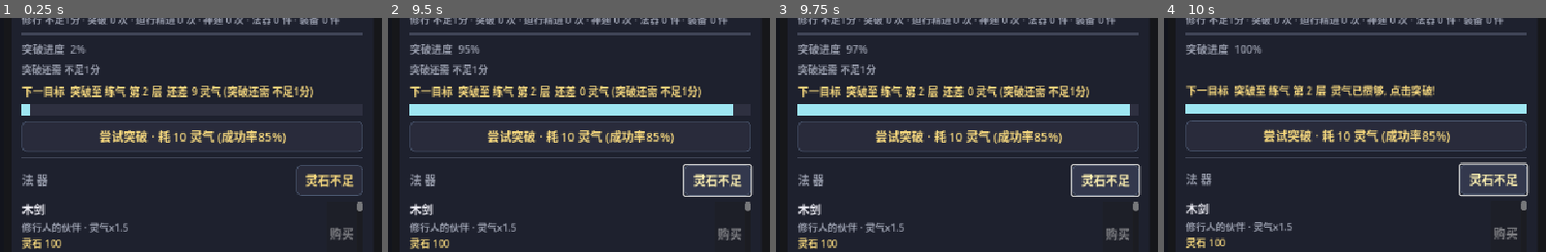
Above: before the commit, frames 1-4 (left to right).
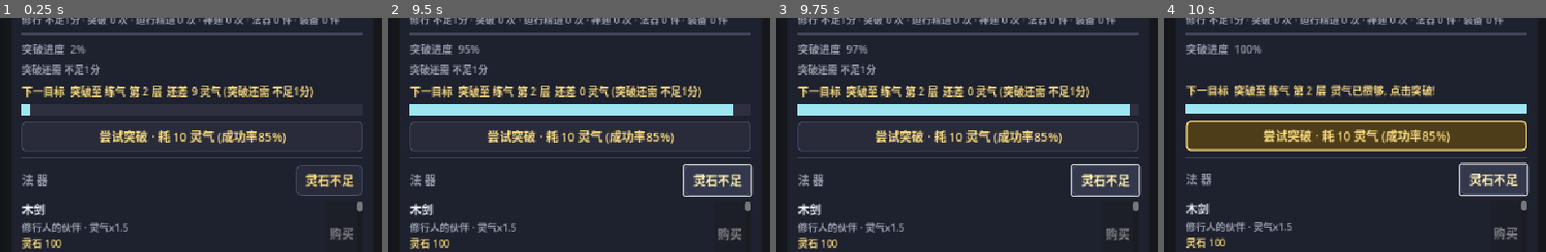
Above: after the commit, the same moments.

Repository: playerss/xiuxian-idle-godot
Game: Godot game, scene res://scenes/main.tscn
Same seed, same stepped clock (60 frames per second), same inputs: the game is played once before the commit and once after it.
Inputs:
- Up to frame 1 (0.25 s): no input
- Up to frame 2 (9.5 s): click "尝试突破 · 耗 10 灵气 (成功率85%)" at 0.5 s; click "灵石不足" at 1.25 s; click "尝试突破 · 耗 10 灵气 (成功率85%)" at 2 s; click "灵石不足" at 2.75 s; click "尝试突破 · 耗 10 灵气 (成功率85%)" at 3.5 s; click "灵石不足" at 4.25 s; tap Enter at 6.5 s
- Up to frame 3 (9.75 s): tap Space at 9.5 s
- Up to frame 4 (10 s): no input
The pictures show only the part of the screen within x 0-50%, y 39-89%; the shares and areas given below are measured in that part.

Frames 1-3 are identical in both runs. In frame 4, 10% of the frame differs, in the area x 5-95%, y 43-58%.

Commit message:
feat(打磨-32): 突破按钮"可突破"金边高亮 — 资源攒够时按钮无视觉引导, 玩家要自己扫 ETA 才知道可点; GameData.breakthrough_ready()(资源>=突破消耗且未封顶, 封顶恒 false), main.gd _btn_sb_gold 金边样式 + _apply_break_btn_style 状态变化才刷(闪烁动画期间不干预, 闪烁结束按当前 ready 恢复); selftest +9项=422项, stress 613 + 主场景冒烟 0报错回归全过; 顺带 store_shots 演示档改为 可突破 态(essence 102%), 4 张截图 Xvfb 重跑(01 突破按钮金棕填充区 42..934x382..414 程序化校验)

Diff:
--- a/scripts/game_data.gd
+++ b/scripts/game_data.gd
@@ -1073,3 +1073,13 @@
 	if realm_idx < REALMS.size() - 1:
 		return "%s 第 1 层" % [REALMS[realm_idx + 1]["name"] as String]
 	return "飞升真仙"
+
+# ---------- 打磨-32: 突破按钮"可突破"状态 (资源攒够时 UI 金边高亮引导点击) ----------
+
+# 当前是否已可点击突破/精进 (资源 >= 突破消耗且未封顶; 封顶恒 false, 按钮保持禁用)
+func breakthrough_ready() -> bool:
+	if ascended:
+		if dao_level >= IMMORTAL_REALMS.size() - 1:
+			return false
+		return dao >= dao_break_cost()
+	return essence >= breakthrough_cost()
--- a/scripts/main.gd
+++ b/scripts/main.gd
@@ -41,6 +41,8 @@
 var _break_flash_seq := 0
 var _realm_tip := ""              # 境界标签 tooltip 缓存 (变化时才刷新)
 var _btn_sb_normal: StyleBoxFlat  # 突破按钮默认样式 (闪烁后恢复用)
+var _btn_sb_gold: StyleBoxFlat    # 打磨-32: 突破按钮"可突破"金边高亮样式
+var _break_ready := false         # 打磨-32: 上帧可突破状态缓存 (变化才刷样式)
 var _flash_sb: StyleBoxFlat       # 闪烁用样式 (成功绿/失败红)
 var _flash_left := 0              # 剩余闪烁帧数
 var _tab: TabContainer
@@ -88,6 +90,7 @@
 	_card_sb_normal = _make_card_sb(false)
 	_card_sb_hi = _make_card_sb(true)
 	_btn_sb_normal = _make_btn_sb_normal()
+	_btn_sb_gold = _make_btn_sb_gold()
 	_build_ui()
 	if GameData.offline_msg != "":
 		_show_msg(GameData.offline_msg)
@@ -767,6 +770,11 @@
 	else:
 		_break_btn.text = "尝试突破 · 耗 %s 灵气 (成功率%0.0f%%)" % [g.fmt(g.breakthrough_cost()), g.breakthrough_chance() * 100.0]
 		_break_btn.disabled = false
+	# 打磨-32: 突破按钮"可突破"金边高亮 (资源攒够时引导点击, 状态变化才刷样式; 闪烁动画期间不干预)
+	var ready_now: bool = g.breakthrough_ready()
+	if ready_now != _break_ready:
+		_break_ready = ready_now
+		_apply_break_btn_style()
 	# 法器
 	for id in _shop_rows:
 		var btn: Button = _shop_rows[id]
@@ -1133,6 +1141,18 @@
 	_float_tween.parallel().tween_property(_float_label, "modulate:a", 0.0, 1.6).set_delay(0.5)
 
 
+# 打磨-32: 突破按钮样式切换 — 可突破时金边高亮, 否则默认样式 (闪烁动画期间由 _flash_step 接管)
+func _apply_break_btn_style() -> void:
+	if _break_btn == null:
+		return
+	if _flash_left > 0:
+		return
+	var sb := _btn_sb_gold if _break_ready else _btn_sb_normal
+	_break_btn.add_theme_stylebox_override("normal", sb)
+	_break_btn.add_theme_stylebox_override("hover", sb.duplicate() if _break_ready else _btn_sb_normal.duplicate())
+	_break_btn.add_theme_stylebox_override("pressed", sb.duplicate() if _break_ready else _btn_sb_normal.duplicate())
+
+
 # 突破按钮闪烁: 成功绿闪 / 失败红闪, 闪烁后恢复默认样式
 func _break_flash(result: int) -> void:
 	if _break_btn == null or _break_btn.disabled:
@@ -1163,9 +1183,8 @@
 	_break_btn.add_theme_stylebox_override("hover", sb)
 	_break_btn.add_theme_stylebox_override("pressed", sb)
 	if _flash_left == 0:
-		_break_btn.add_theme_stylebox_override("normal", _btn_sb_normal)
-		_break_btn.add_theme_stylebox_override("hover", _btn_sb_normal.duplicate())
-		_break_btn.add_theme_stylebox_override("pressed", _btn_sb_normal.duplicate())
+		# 打磨-32: 闪烁结束后按当前"可突破"状态恢复 (金边/默认)
+		_apply_break_btn_style()
 
 
 # ---------- 小工具 ----------
@@ -1233,3 +1252,17 @@
 	s.content_margin_top = 8
 	s.content_margin_bottom = 8
 	return s
+
+
+# 打磨-32: 突破按钮"可突破"金边样式 (资源攒够时的醒目高亮)
+func _make_btn_sb_gold() -> StyleBoxFlat:
+	var s := StyleBoxFlat.new()
+	s.bg_color = Color(0.3, 0.24, 0.1)
+	s.border_color = Color(0.98, 0.86, 0.5)
+	s.set_border_width_all(2)
+	s.set_corner_radius_all(6)
+	s.content_margin_left = 12
+	s.content_margin_right = 12
+	s.content_margin_top = 8
+	s.content_margin_bottom = 8
+	return s
--- a/scripts/selftest.gd
+++ b/scripts/selftest.gd
@@ -1139,6 +1139,40 @@
 	g.dao = 0.0
 	g.dao_level = 0
 
+	# ---------- 打磨-32: 突破按钮"可突破"状态 (breakthrough_ready) ----------
+	# 受控状态: 练气第 1 层 未飞升, 无资源
+	check(g.breakthrough_ready() == false, "breakthrough_ready 资源不足 = false")
+	g.essence = g.breakthrough_cost() - 1.0
+	check(g.breakthrough_ready() == false, "breakthrough_ready 差一点 = false")
+	g.essence = g.breakthrough_cost()
+	check(g.breakthrough_ready() == true, "breakthrough_ready 灵气刚好攒够 = true")
+	g.essence = g.breakthrough_cost() * 2.0
+	check(g.breakthrough_ready() == true, "breakthrough_ready 灵气富余 = true")
+	# 突破后灵气消耗 -> 回落为 false (按钮金边消失)
+	g.try_breakthrough(0.01)
+	check(g.breakthrough_ready() == false, "突破后灵气扣减 -> 回落 false (实际 essence=%s cost=%s)" % [g.fmt(g.essence), g.fmt(g.breakthrough_cost())])
+	# 飞升后: 道行口径
+	g.ascended = true
+	g.dao_level = 0
+	g.dao = 0.0
+	check(g.breakthrough_ready() == false, "飞升后道行不足 = false")
+	g.dao = g.dao_break_cost()
+	check(g.breakthrough_ready() == true, "飞升后道行攒够 = true")
+	g.dao = g.dao_break_cost() + 1.0
+	g.try_dao_break(0.01)
+	check(g.breakthrough_ready() == false, "道行精进扣减后回落 false (实际 dao=%s cost=%s)" % [g.fmt(g.dao), g.fmt(g.dao_break_cost())])
+	# 道祖封顶: 恒 false (按钮保持禁用)
+	g.dao_level = 8
+	g.dao = 1e30
+	check(g.breakthrough_ready() == false, "道祖封顶恒 false (按钮禁用)")
+	# 恢复未飞升基准态
+	g.ascended = false
+	g.realm_idx = 0
+	g.layer = 1
+	g.essence = 0.0
+	g.dao = 0.0
+	g.dao_level = 0
+
 	# ---------- 汇报 ----------
 	print("")
 	if _fail.is_empty():
--- a/scripts/store_shots.gd
+++ b/scripts/store_shots.gd
@@ -113,7 +113,7 @@
 	g.set_process(false)  # 冻结挂机/成就/自动存档
 	g.realm_idx = 2       # 金丹
 	g.layer = 2
-	g.essence = 0.4 * g.breakthrough_cost()  # 突破进度 40%
+	g.essence = 1.02 * g.breakthrough_cost()  # 打磨-32: 资源攒够(可突破) — 展示突破按钮金边高亮 + 进度 100%
 	g.stones = 30000.0
 	# 法器: 前 3 件 (x1.5 x2.0 x3.0), 第 4 件 45k 买不起 -> 展示购买 ETA
 	g.try_buy_item("wooden_sword")
Binary file changed: store/shots/01_training.png
Binary file changed: store/shots/02_skills.png
Binary file changed: store/shots/03_equipment.png
Binary file changed: store/shots/04_achievements.png
Not shown, changed: PROJECT_PLAN.md
